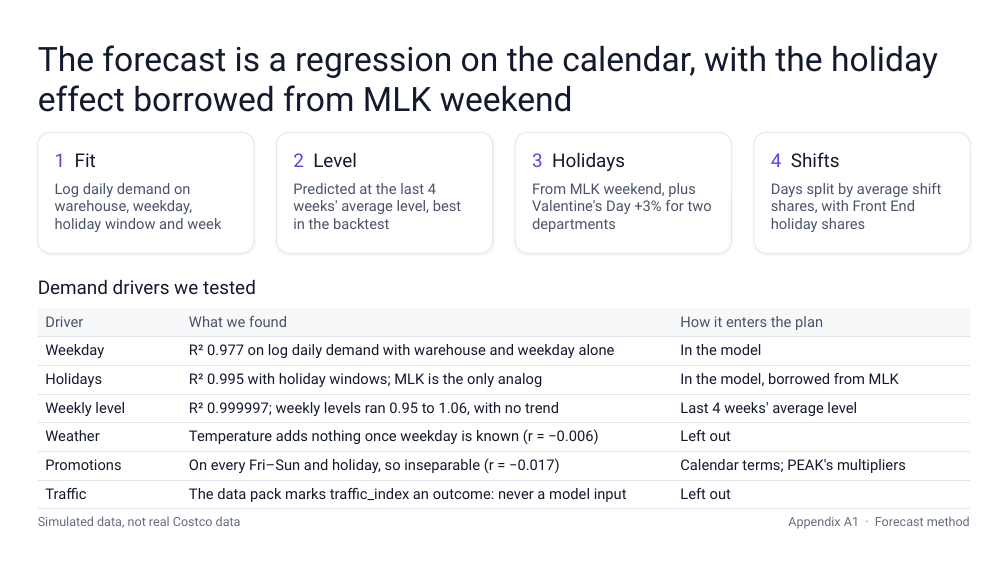
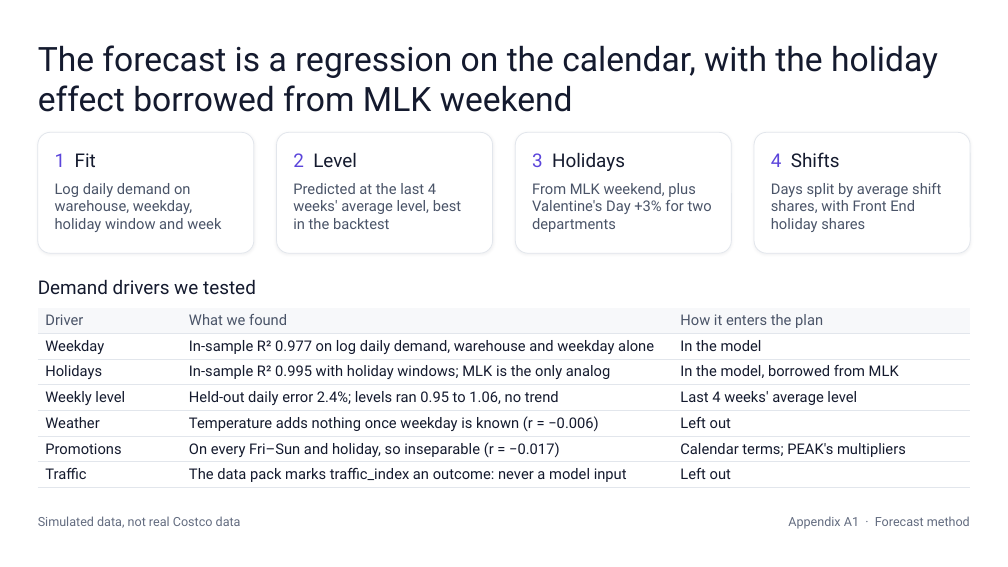
Before and after one commit to cgonztx-gif/misa-workforce-planner, a slide deck: slide 12 of deliverables/Costco_Workforce_Presentation.pptx. Drawn at 1008x567 pixels with LibreOffice and Linux fonts; fonts in the diff are those of the drawing. Boxes give left, top, right and bottom in pixels: in the first picture for what was removed or moved away, otherwise in the second. Text is boxed around its words. In the diff, an @@ line names an element or a change of style, - is before the commit and + after.

```diff
--- a/deliverables/Costco_Workforce_Presentation.pptx
+++ b/deliverables/Costco_Workforce_Presentation.pptx
@@ table at [38,308,970,486] @@
-row 2, column 2: R² 0.977 on log daily demand with warehouse and weekday alone
+row 2, column 2: In-sample R² 0.977 on log daily demand, warehouse and weekday alone
-row 3, column 2: R² 0.995 with holiday windows; MLK is the only analog
+row 3, column 2: In-sample R² 0.995 with holiday windows; MLK is the only analog
-row 4, column 2: R² 0.999997; weekly levels ran 0.95 to 1.06, with no trend
+row 4, column 2: Held-out daily error 2.4%; levels ran 0.95 to 1.06, no trend
```
Also in this commit, not shown: 15 other slides changed, 35 other files.
